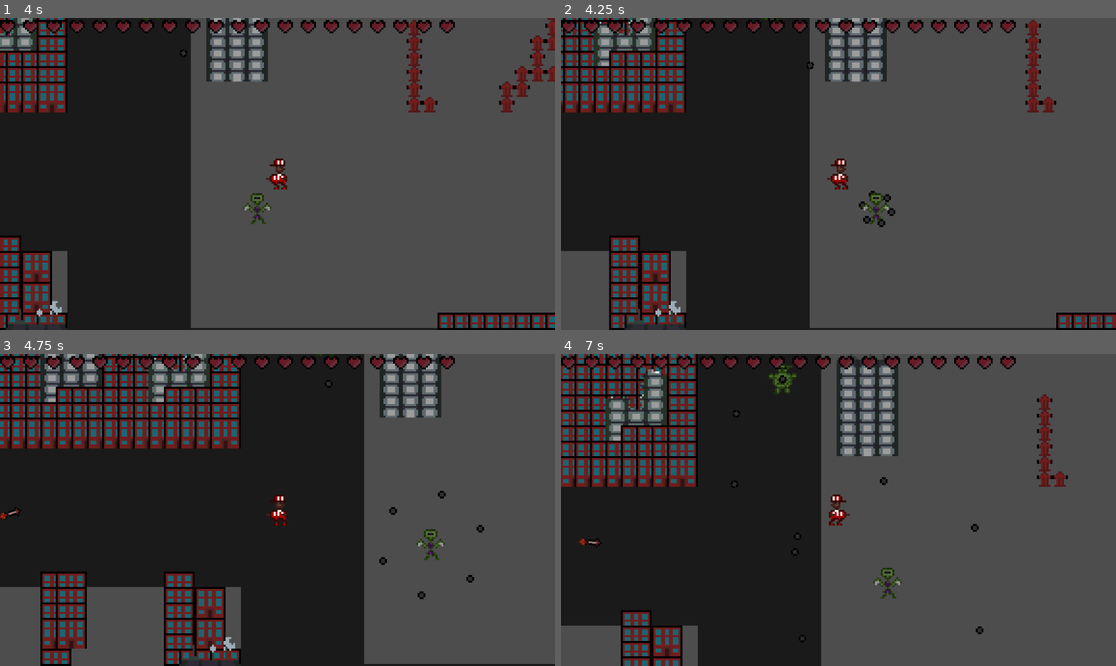
Above: before the commit, frames 1-4 (two rows, left to right).
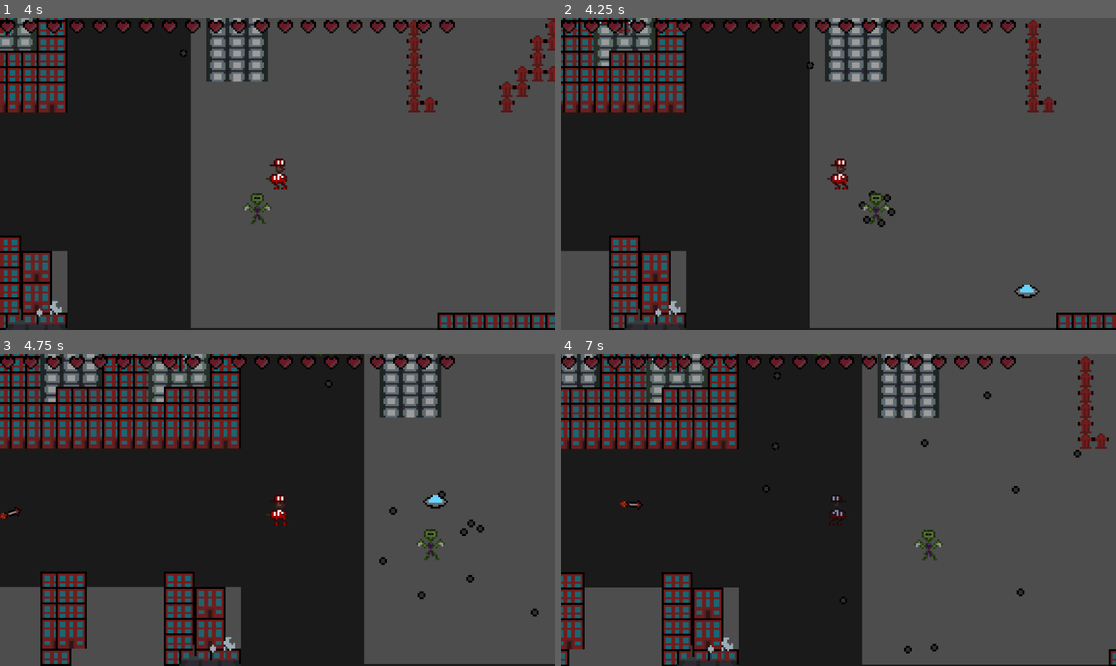
Above: after the commit, the same moments.

Repository: Lila-Kuhlt/Close-Encounters-of-the-Jeff-Kind
Game: Godot game, scene res://scenes/World.tscn
Two runs of this game, one before a commit and one after it. Both use one fixed random seed, a clock stepped at 60 frames per second and the inputs below.
Inputs:
- Up to frame 1 (4 s): tap Enter at 0.5 s; hold D (right) 0.53-1.28 s; hold S (down) 1.28-2.03 s; hold D (right) 2.03-2.78 s; hold W (up) 2.78-3.53 s; hold A (left) from 3.53 s (still down)
- Up to frame 2 (4.25 s): keep holding A (left)
- Up to frame 3 (4.75 s): keep holding A (left)
- Up to frame 4 (7 s): release A (left) at 5.03 s; hold S (down) 5.03-5.78 s; hold D (right) 5.78-6.53 s; hold W (up) from 6.53 s (still down)

Frame 1 is identical in both runs. In frame 2, 0.1% of the frame differs, in the area x 81-87%, y 85-90%; in frame 3, 0.2%; in frame 4, 30%, in the area x 0-100%, y 0-100%.

Commit message:
Add sound effect for UFOs

Diff:
--- a/godot/scenes/Ufo.gd
+++ b/godot/scenes/Ufo.gd
@@ -1,7 +1,7 @@
 extends Node2D
 
 const MARGIN := Vector2(10, 10)
-const SPEED: float = 100
+const SPEED: float = 200
 const BULLET_SPEED: float = 1
 const MAX_TRAVEL_TIME := 1000
 
@@ -12,8 +12,9 @@
 
 func _ready():
 	var viewport := get_viewport()
+	var vps := viewport.get_visible_rect().size
 	var cam := viewport.get_camera_2d()
-	var vp: Rect2 = Rect2(cam.position - viewport.size * 0.5, viewport.size)
+	var vp: Rect2 = Rect2(cam.position - vps * 0.5, vps)
 	var center := vp.get_center()
 	position = rand_edge_point(vp) + vp.position
 	direction = position.direction_to(center)
--- a/godot/scenes/Ufo.tscn
+++ b/godot/scenes/Ufo.tscn
@@ -1,7 +1,8 @@
-[gd_scene load_steps=3 format=3 uid="uid://t1td8e6x5eb3"]
+[gd_scene load_steps=4 format=3 uid="uid://t1td8e6x5eb3"]
 
 [ext_resource type="Script" path="res://scenes/Ufo.gd" id="1_5vabe"]
 [ext_resource type="Texture2D" uid="uid://b1tk4xkmbn6vb" path="res://assets/ufo.png" id="1_f2kdl"]
+[ext_resource type="AudioStream" uid="uid://bj0tnb7fdl5lp" path="res://assets/sounds/ufo.wav" id="3_7vull"]
 
 [node name="Ufo" type="Node2D"]
 z_index = 1
@@ -11,7 +12,11 @@
 texture = ExtResource("1_f2kdl")
 
 [node name="BulletTimer" type="Timer" parent="."]
-wait_time = 0.7
+wait_time = 0.3
 autostart = true
 
+[node name="AudioStreamPlayer" type="AudioStreamPlayer" parent="."]
+stream = ExtResource("3_7vull")
+autoplay = true
+
 [connection signal="timeout" from="BulletTimer" to="." method="_on_timer_timeout"]
Not shown, added: godot/assets/sounds/ufo.wav.import
Not shown, added: godot/assets/sounds/ufo.wav
